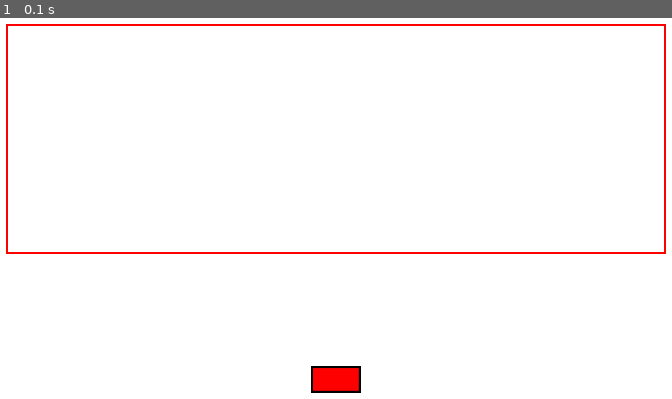
Above: before the commit, frame 1.
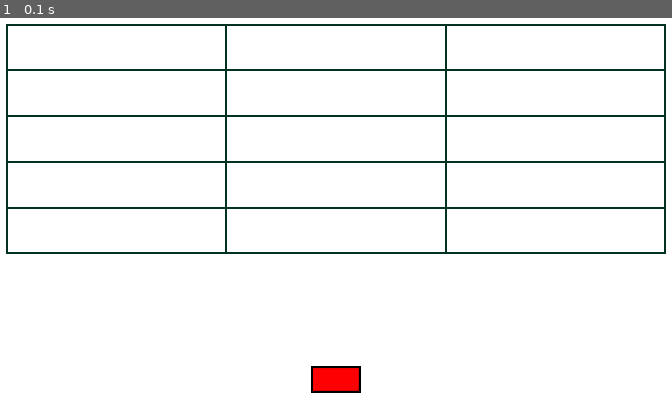
Above: after the commit, the same moment.

Repository: OsmiumCoder/Capital-and-City-Name-Generator
Game: pygame game, started from pygame main.py
Same seed, same stepped clock (60 frames per second), same inputs: the game is played once before the commit and once after it.
Inputs:
- Up to frame 1 (0.1 s): no input

The runs differ from the first frame. In frame 1, 3.8% of the frame differs, in the area x 0-100%, y 1-62%.

Commit message:
Namebox creation
added name box creation along with subclass NameRect of Rectangle, beginning write text functionality

Diff:
--- a/pygame main.py
+++ b/pygame main.py
@@ -1,6 +1,7 @@
 import pygame
 from pygame.locals import *
 from button import Button
+from rectangle import Rectangle, NameRect
 
 # SCREEN
 screen_height = 500
@@ -25,7 +26,22 @@
 
 # NAME BOX
 name_box = pygame.Rect(20, 20, screen_width - 40, (screen_height - 40) / 2)
-color = pygame.Color(255, 0, 0)
+name_box_obj = Rectangle(screen, name_box)
+
+# INDIVIDUAL NAME BOXES
+new_box_height = name_box.height / 5
+new_box_width = name_box.width / 3
+
+name_boxes = []
+rows = 5
+columns = 3
+for row in range(rows):
+    for column in range(columns):
+        new_rect = pygame.Rect(column * new_box_width + 20, row * new_box_height + 20, new_box_width, new_box_height)
+        name_boxes.append(NameRect(screen, new_rect, row, column, name_box))
+
+# BOX COLOR
+color = pygame.Color(1, 50, 32)
 
 running = True
 
@@ -34,6 +50,9 @@
     screen.fill((255, 255, 255))
 
     pygame.draw.rect(screen, color, name_box, 2)
+
+    for box in name_boxes:
+        pygame.draw.rect(screen, color, box, 1)
 
     gen_button.draw()
 
@@ -44,12 +63,12 @@
             running = False
 
         elif event.type == WINDOWRESIZED:
-            screen_width = screen.get_width()
-            screen_height = screen.get_height()
-
             gen_button.update_position()
 
-            name_box.update(20, 20, screen_width - 40, (screen_height - 40) / 2)
+            name_box_obj.update_position()
+
+            for box in name_boxes:
+                box.update_position()
 
         elif event.type == MOUSEBUTTONDOWN:
             if gen_button.rect.collidepoint(pos):
--- a/rectangle.py
+++ b/rectangle.py
@@ -2,14 +2,28 @@
     def __init__(self, screen, rect_obj):
         self.screen = screen
         self.rect = rect_obj
-        self.width = 1
-        self.height = 1
 
     def update_position(self):
         screen_width = self.screen.get_width()
         screen_height = self.screen.get_height()
 
-        button_position_x = screen_width / 2 - self.width / 2
-        button_position_y = screen_height / 2 - self.height / 2 + screen_height / 4
+        self.rect.update(20, 20, screen_width - 40, (screen_height - 40) / 2)
 
-        self.rect.topleft = (button_position_x, button_position_y)
+
+class NameRect(Rectangle):
+    def __init__(self, screen, rect_obj, row, column, name_box):
+        super().__init__(screen, rect_obj)
+        self.row = row
+        self.column = column
+        self.name_box = name_box
+        self.text = ""
+
+    def update_position(self):
+        new_box_height = self.name_box.height / 5
+        new_box_width = self.name_box.width / 3
+
+        self.rect.update(self.column * new_box_width + 20, self.row * new_box_height + 20, new_box_width,
+                         new_box_height)
+
+    def write_name(self, name):
+        pass
